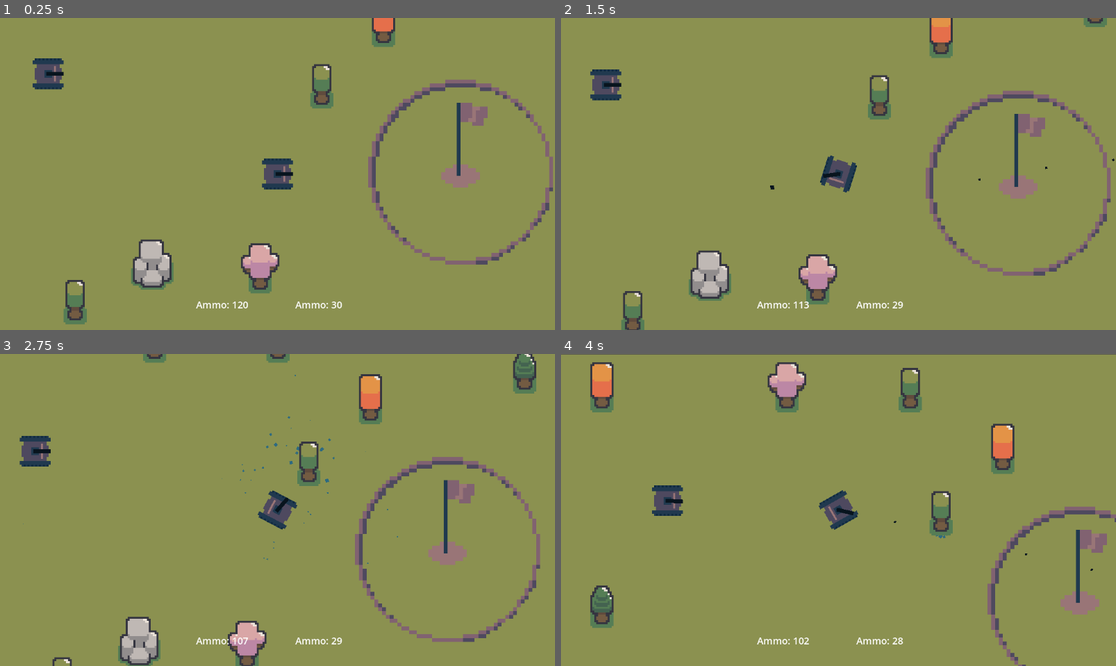
Above: before the commit, frames 1-4 (two rows, left to right).
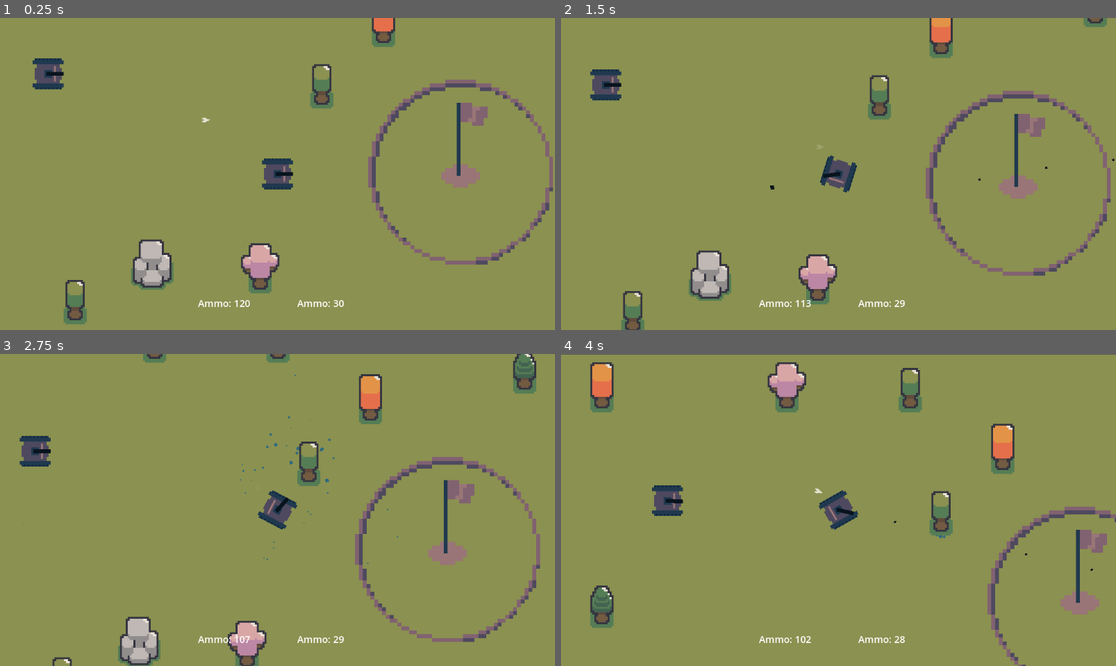
Above: after the commit, the same moments.

Repository: brageaasen/Fuel-Fury
Game: Godot game, scene res://scenes/MainScene.tscn
Same seed, same stepped clock (60 frames per second), same inputs: the game is played once before the commit and once after it.
Inputs (mouse positions are in pixels of both pictures, inside the frame that each line leads up to):
- Up to frame 1 (0.25 s): no input
- Up to frame 2 (1.5 s): move the mouse to (960, 158) at 0.52 s; press the mouse at (960, 158) at 0.53 s; hold D (turn_right) 0.53-1.28 s; move the mouse to (727, 189) at 1.27 s; release the mouse at (727, 189) at 1.28 s; hold S (back) from 1.28 s (still down); right-click (727, 189) at 1.35 s
- Up to frame 3 (2.75 s): move the mouse to (333, 441) at 2.02 s; release S (back) at 2.03 s; press the mouse at (333, 441) at 2.03 s; hold D (turn_right) from 2.03 s (still down)
- Up to frame 4 (4 s): move the mouse to (810, 572) at 2.77 s; release D (turn_right) at 2.78 s; release the mouse at (810, 572) at 2.78 s; hold W (forward) 2.78-3.53 s; right-click (810, 572) at 2.85 s; move the mouse to (1005, 556) at 3.52 s; press the mouse at (1005, 556) at 3.53 s; hold A (turn_left) from 3.53 s (still down)

The runs differ from the first frame. In frame 1, 0.3% of the frame differs, in the area x 35-62%, y 31-94%; in frame 2, 0.3%; in frame 3, 0.3%; in frame 4, 0.3%.

Commit message:
Added arrow as canvasitem that always points towards the base if the player is far enough away from it.

Diff:
--- a/scenes/HUD.tscn
+++ b/scenes/HUD.tscn
@@ -1,15 +1,21 @@
-[gd_scene load_steps=2 format=3 uid="uid://bjj2uflh2plre"]
+[gd_scene load_steps=4 format=3 uid="uid://bjj2uflh2plre"]
 
-[ext_resource type="Script" path="res://scripts/HUD.gd" id="1_ewyae"]
+[ext_resource type="Script" path="res://scripts/HUD/HUD.gd" id="1_p7dpq"]
+[ext_resource type="Texture2D" uid="uid://cnb5chdsrk2hw" path="res://assets/sprites/Arrow.png" id="2_0uvut"]
+[ext_resource type="Script" path="res://scripts/HUD/ArrowToBaseHUD.gd" id="2_3pv42"]
 
 [node name="Control" type="Control"]
 layout_mode = 3
 anchors_preset = 15
 anchor_right = 1.0
 anchor_bottom = 1.0
+offset_left = 4.0
+offset_top = -3.0
+offset_right = 4.0
+offset_bottom = -3.0
 grow_horizontal = 2
 grow_vertical = 2
-script = ExtResource("1_ewyae")
+script = ExtResource("1_p7dpq")
 
 [node name="AmmoStorage" type="Label" parent="."]
 layout_mode = 1
@@ -47,4 +53,7 @@
 horizontal_alignment = 1
 vertical_alignment = 1
 
-[node name="Node2D" type="Node2D" parent="."]
+[node name="ArrowToBase" type="Sprite2D" parent="."]
+position = Vector2(-4, 3)
+texture = ExtResource("2_0uvut")
+script = ExtResource("2_3pv42")
--- a/scenes/MainScene.tscn
+++ b/scenes/MainScene.tscn
@@ -1117,12 +1117,12 @@
 [node name="Player" parent="." instance=ExtResource("9_0hll4")]
 y_sort_enabled = false
 
-[node name="Camera2D" type="Camera2D" parent="Player"]
+[node name="MainCamera" type="Camera2D" parent="Player"]
 zoom = Vector2(4, 4)
 
-[node name="CanvasLayer" type="CanvasLayer" parent="Player/Camera2D"]
-
-[node name="HUD" parent="Player/Camera2D/CanvasLayer" instance=ExtResource("10_nv74w")]
+[node name="CanvasLayer" type="CanvasLayer" parent="Player/MainCamera"]
+
+[node name="HUD" parent="Player/MainCamera/CanvasLayer" instance=ExtResource("10_nv74w")]
 metadata/_edit_use_anchors_ = true
 
 [node name="EnemyTank" parent="." instance=ExtResource("11_ts76y")]
@@ -1132,6 +1132,6 @@
 detect_radius = 100
 
 [connection signal="ammo_updated" from="Base" to="Player" method="_on_base_ammo_updated"]
-[connection signal="ammo_updated" from="Player" to="Player/Camera2D/CanvasLayer/HUD" method="_on_player_ammo_updated"]
+[connection signal="ammo_updated" from="Player" to="Player/MainCamera/CanvasLayer/HUD" method="_on_player_ammo_updated"]
 [connection signal="shootSignal" from="Player" to="." method="_on_Tank_shootSignal"]
 [connection signal="dead" from="EnemyTank" to="." method="_on_enemy_tank_dead"]
--- /dev/null
+++ b/scripts/HUD/ArrowToBaseHUD.gd
@@ -0,0 +1,18 @@
+extends Node2D
+
+var player
+var target_position = Vector2(95, -1) # Current base position
+var target_alpha = 0
+
+func _ready():
+	player = get_node("/root/MainScene/Player")
+
+func _process(_delta):
+	if player.position.distance_to(target_position) < 100:
+		target_alpha = 0
+	else:
+		target_alpha = 1
+
+	rotation = (target_position - player.position).angle() + PI / 2
+	position = position.lerp(Vector2(480, 270) + 0.2*Vector2(0, -270).rotated(rotation), 0.1)
+	modulate.a = lerp(modulate.a, float(target_alpha), 0.02)
--- a/scripts/base/Base.gd
+++ b/scripts/base/Base.gd
@@ -4,6 +4,7 @@
 
 
 func _ready():
+	print(self.position)
 	$AmmoFillTimer.start()
 	$AmmoFillTimer.set_paused(true)
 
--- a/scripts/tanks/Player.gd
+++ b/scripts/tanks/Player.gd
@@ -14,7 +14,6 @@
 
 # Move and attack with player
 func control(delta):
-	#print(mg_ammo_storage)
 	$Weapon.look_at(get_global_mouse_position())
 	var rotation_direction = 0
 	if Input.is_action_pressed("turn_right"):
Binary file added: assets/Aseprite/Arrow.aseprite
Binary file added: assets/sprites/Arrow.png
Not shown, added: assets/sprites/Arrow.png.import
Renamed: scripts/HUD.gd -> scripts/HUD/HUD.gd
